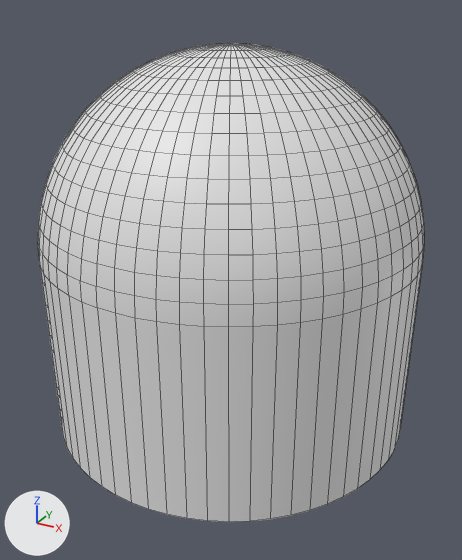
Before and after pictures for a commit that changed the FBX model Soulmates (URP)/Assets/Davido Folder/Level3/Sper/SpehreF.fbx.
One viewpoint serves both versions: a 50 mm lens placed at (4.66, -8.48, 6.56), pointed at (0.14, -0.25, 2.45). The axes (+X, +Y, +Z) are drawn at lower left. The lights are the same throughout. Mesh edges are drawn as thin lines. Vertices at the same position are counted once.
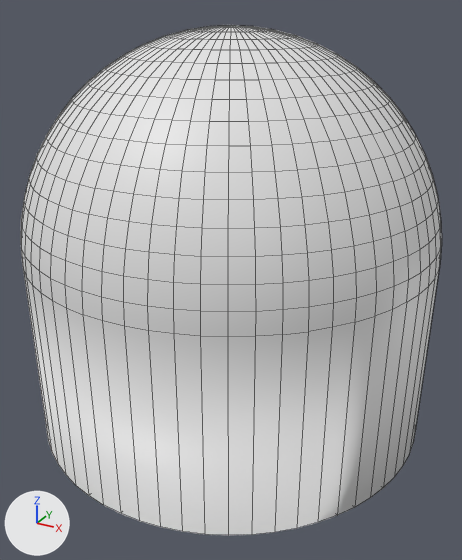
What differs and where, as boxes [x1, y1, x2, y2] in the pictures (462 x 560 px):
'Sphere.001', reshaped (9% wider, 6% taller): before [38, 43, 424, 522]; after [21, 25, 442, 535]
part 1 of me_sphere_002, added: after [21, 25, 442, 535]

What the commit changed:
me_sphere_002 is used by ob_sphere_001; location (0.0, 0.0, 0.0).
me_sphere_002 had 1089 vertices, 1088 faces and spanned x -2.97..2.97, y -2.97..2.97, z 0.0..5.98.
me_sphere_002 now has 2178 vertices, 2240 faces and spans x -3.21..3.21, y -3.21..3.21, z 0.0..6.22.
me_sphere_002 part 1: 1089 vertices added at x -3.21..3.21, y -3.21..3.21, z 0.0..6.22.
